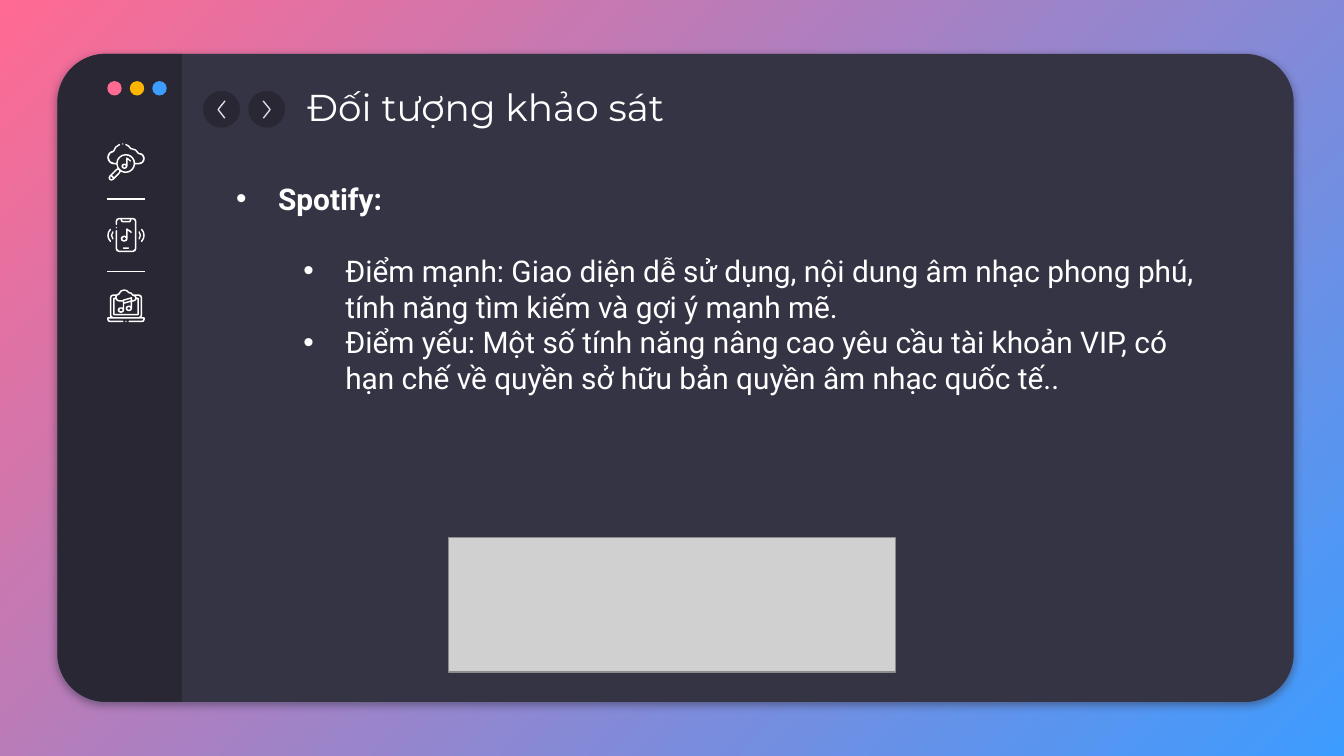
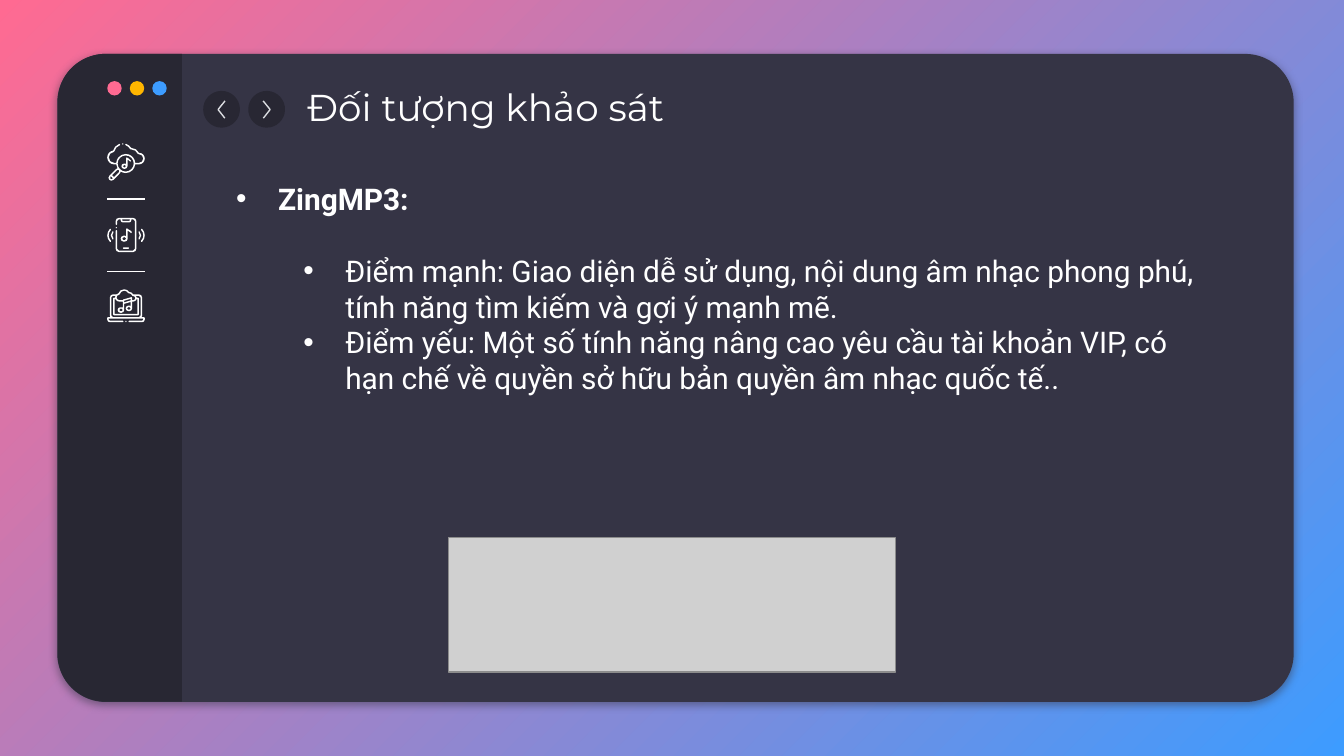
Before and after one commit to ngocdev01/MusicAppTLCN, a slide deck: slide 7 of TLCN_NguyenBaoNgoc_Presentation.pptx. Drawn at 1344x756 pixels with LibreOffice and Linux fonts; fonts in the diff are those of the drawing; grey boxes stand for pictures. Boxes give left, top, right and bottom in pixels: in the first picture for what was removed or moved away, otherwise in the second. Text is boxed around its words. In the diff, an @@ line names an element or a change of style, - is before the commit and + after.

Commit message:
Edit PPTX

```diff
--- a/TLCN_NguyenBaoNgoc_Presentation.pptx
+++ b/TLCN_NguyenBaoNgoc_Presentation.pptx
@@ text at <box>278,188,408,216</box>: text changed @@
-• Spotify:
+• ZingMP3:
```
